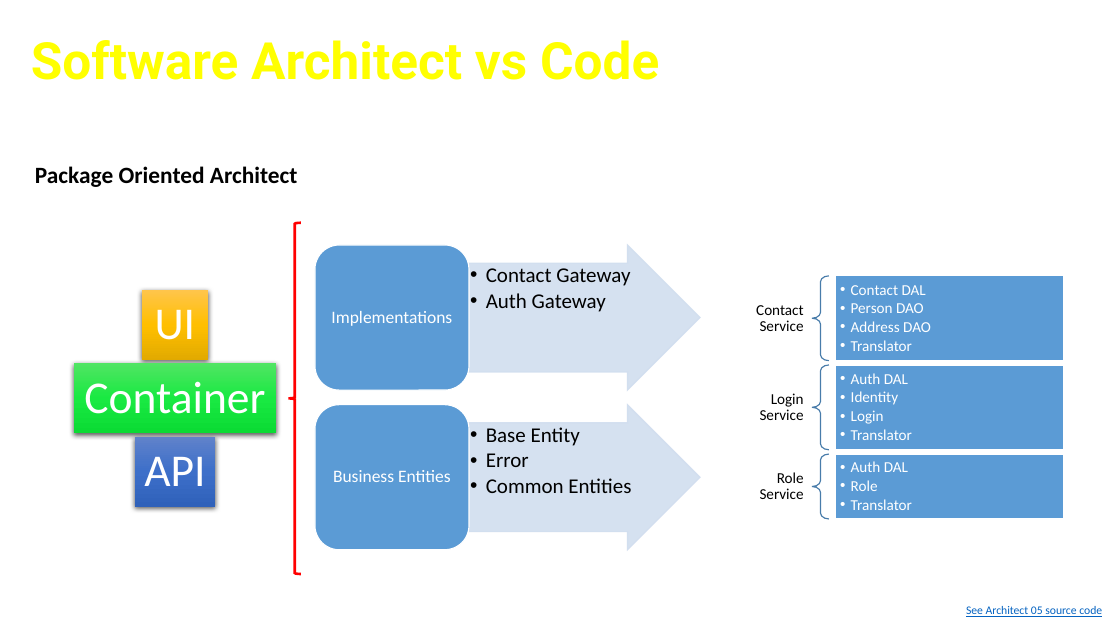
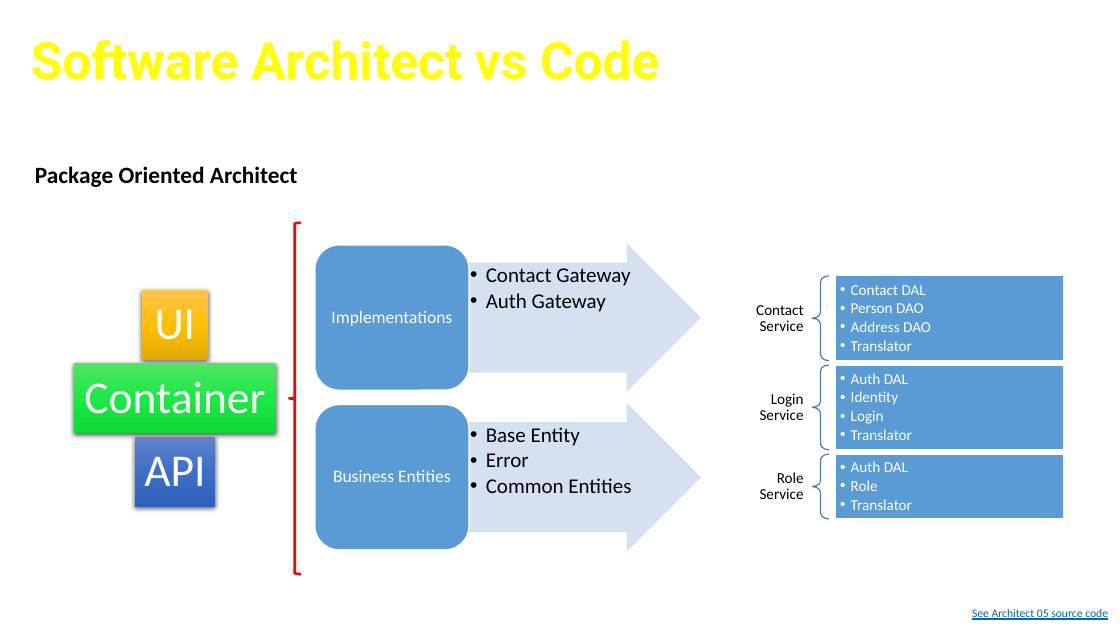
Before and after one commit to cfclick/CFSummit2016, a slide deck: slide 28 of powerpoint/architect/Crafting CF App Like An Architect.pptx. Drawn at 1120x630 pixels with LibreOffice and Linux fonts; fonts in the diff are those of the drawing; background and template pictures are left out. Boxes give left, top, right and bottom in pixels: in the first picture for what was removed or moved away, otherwise in the second. Text is boxed around its words. In the diff, an @@ line names an element or a change of style, - is before the commit and + after.

```diff
--- a/powerpoint/architect/Crafting CF App Like An Architect.pptx
+++ b/powerpoint/architect/Crafting CF App Like An Architect.pptx
@@ text "See Architect 05 source code": place and size @@
-text "See Architect 05 source code" at (966,606,1102,617)
+text "See Architect 05 source code" at (972,609,1108,620)
```
Also in this commit, not shown: 1 other slide changed, 6 other files.
